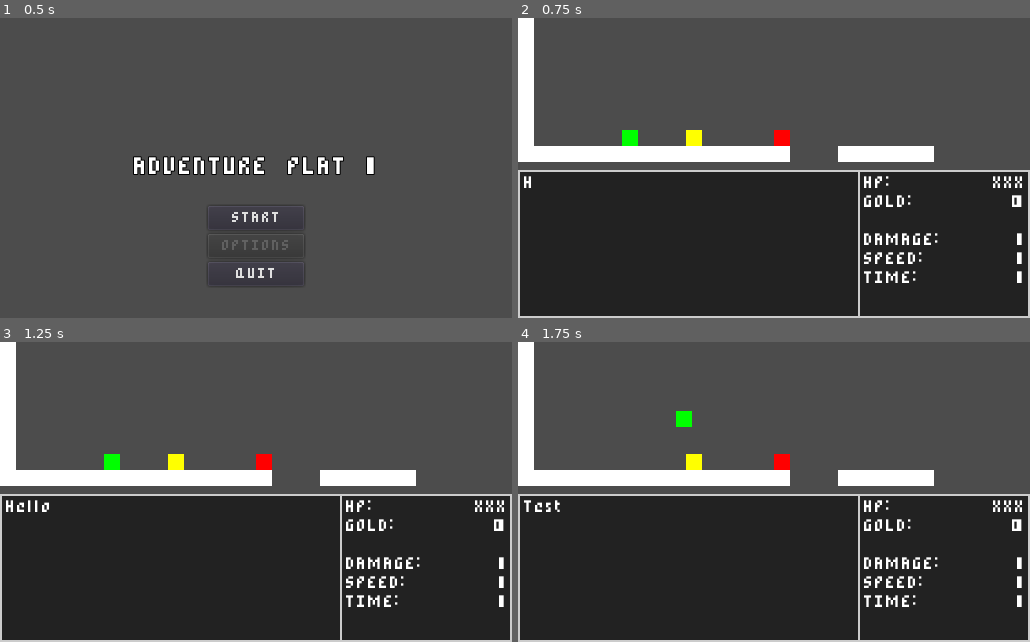
Above: before the commit, frames 1-4 (two rows, left to right).
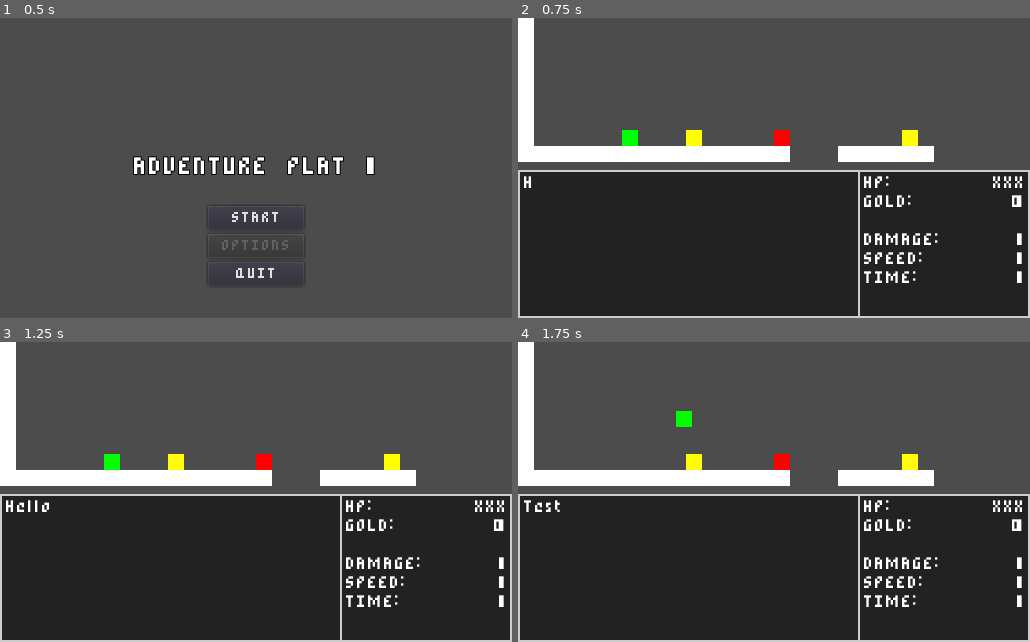
Above: after the commit, the same moments.

Repository: rodriguezric/Adventure-Plat-1
Game: Godot game, scene res://scenes/Main.tscn
Two runs of this game, one before a commit and one after it. Both use one fixed random seed, a clock stepped at 60 frames per second and the inputs below.
Inputs:
- Up to frame 1 (0.5 s): no input
- Up to frame 2 (0.75 s): click "START" at 0.5 s
- Up to frame 3 (1.25 s): no input
- Up to frame 4 (1.75 s): tap Enter (ui_accept) at 1.25 s; hold D (move_right) from 1.28 s (still down); hold Shift (attack) from 1.28 s (still down); tap W (jump) at 1.52 s

Frame 1 is identical in both runs. In frame 2, 0.2% of the frame differs, in the area x 75-79%, y 37-43%; in frame 3, 0.2%; in frame 4, 0.2%.

Commit message:
✔️ - Passed test with multiple objects

Diff:
--- a/scenes/World.tscn
+++ b/scenes/World.tscn
@@ -251,8 +251,13 @@
 
 [node name="Sign" parent="." instance=ExtResource( 6 )]
 dialogue = [ "Welcome to the game" ]
+
+[node name="Sign2" parent="." instance=ExtResource( 6 )]
+position = Vector2( 392, 120 )
+dialogue = [ "I can't believe you made it this far!", "Congrats, I guess :)" ]
 [connection signal="died" from="Player" to="." method="_on_Player_died"]
 [connection signal="health_changed" from="Player" to="." method="_on_Player_health_changed"]
 [connection signal="timeout" from="UI/C/VB/M/BGP/HB/M/Dialog/Timer" to="UI/C/VB/M/BGP/HB/M/Dialog" method="_on_Timer_timeout"]
 [connection signal="body_entered" from="HazzardTest" to="." method="_on_Area2D_body_entered"]
 [connection signal="send_message" from="Sign" to="." method="_on_Sign_send_message"]
+[connection signal="send_message" from="Sign2" to="." method="_on_Sign_send_message"]
